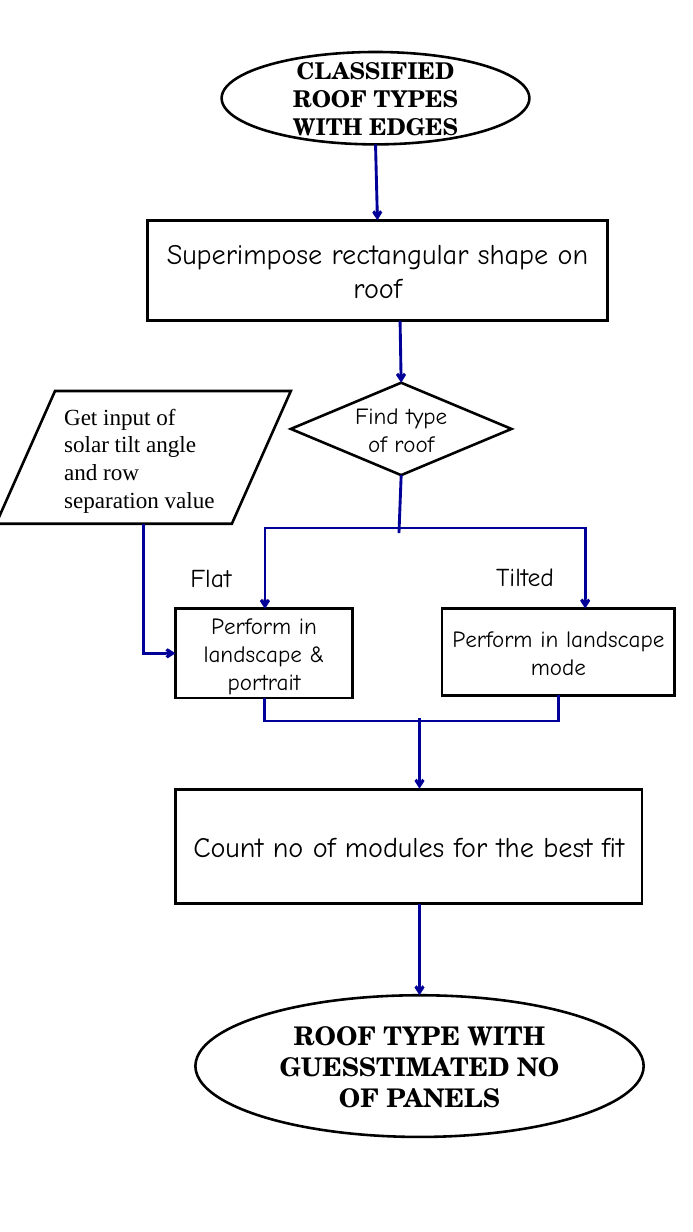
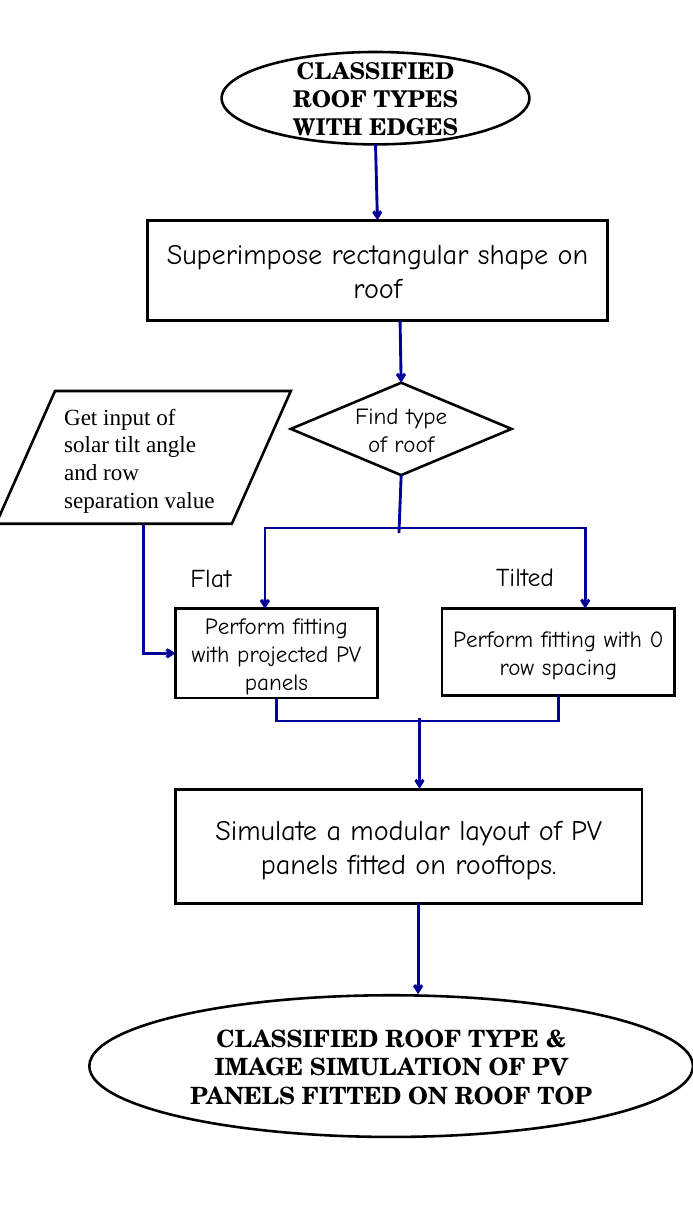
Before and after one commit to BashCache/FYP-SolarPanel, a slide deck: slide 1 of Review/Review1/Module Designs/Mod3.pptx. Drawn at 693x1232 pixels with LibreOffice and Linux fonts; fonts in the diff are those of the drawing. Boxes give left, top, right and bottom in pixels: in the first picture for what was removed or moved away, otherwise in the second. Text is boxed around its words. In the diff, an @@ line names an element or a change of style, - is before the commit and + after.

```diff
--- a/Review/Review1/Module Designs/Mod3.pptx
+++ b/Review/Review1/Module Designs/Mod3.pptx
@@ rectangle "Perform fitting with projected PV ...": place and size @@
-rectangle "Perform fitting with projected PV ..." at (176,609,353,699)
+rectangle "Perform fitting with projected PV ..." at (176,609,378,699)
@@ text in rectangle at (192,618,361,695): text changed @@
-Perform in landscape & portrait
+Perform fitting with projected PV panels
@@ text in rectangle at (453,631,664,680): text changed @@
-Perform in landscape mode
+Perform fitting with 0 row spacing
@@ elbow line moved from (264, 698) - (558, 696) to (276, 698) - (558, 696) @@
@@ text in rectangle at (215,820,602,880): text changed @@
-Count no of modules for the best fit
+Simulate a modular layout of PV panels fitted on rooftops.
@@ ellipse "CLASSIFIED ROOF TYPE & IMAGE ...": place and size @@
-ellipse "CLASSIFIED ROOF TYPE & IMAGE ..." at (195,995,643,1137)
+ellipse "CLASSIFIED ROOF TYPE & IMAGE ..." at (90,995,693,1137)
@@ text in ellipse at (190,1029,592,1105): text changed; size 20 to 18.5 pt @@
-ROOF TYPE WITH GUESSTIMATED NO OF PANELS
+CLASSIFIED ROOF TYPE & IMAGE SIMULATION OF PV PANELS FITTED ON ROOF TOP
```
Also in this commit, not shown: 4 other files.
